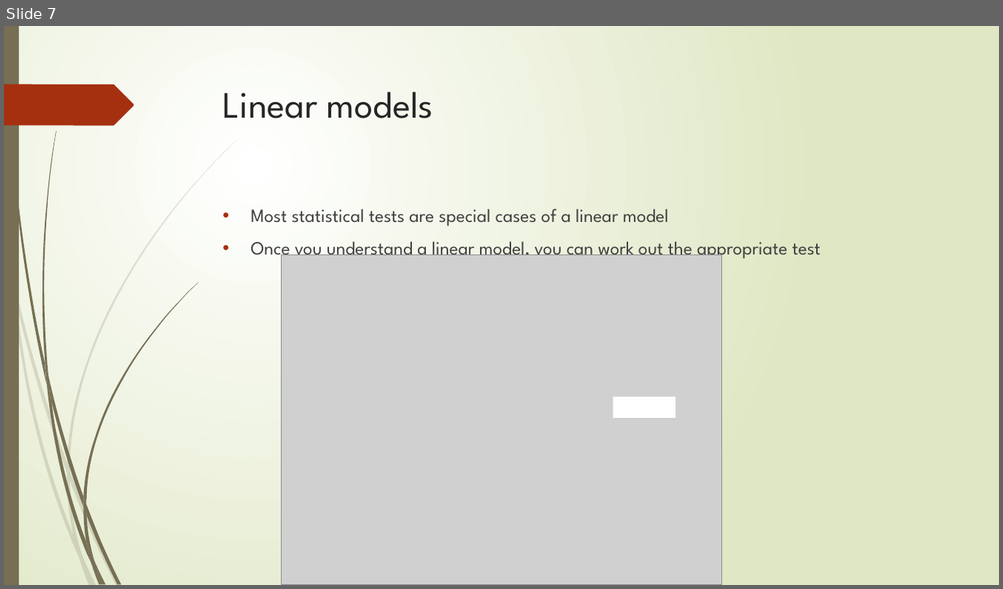
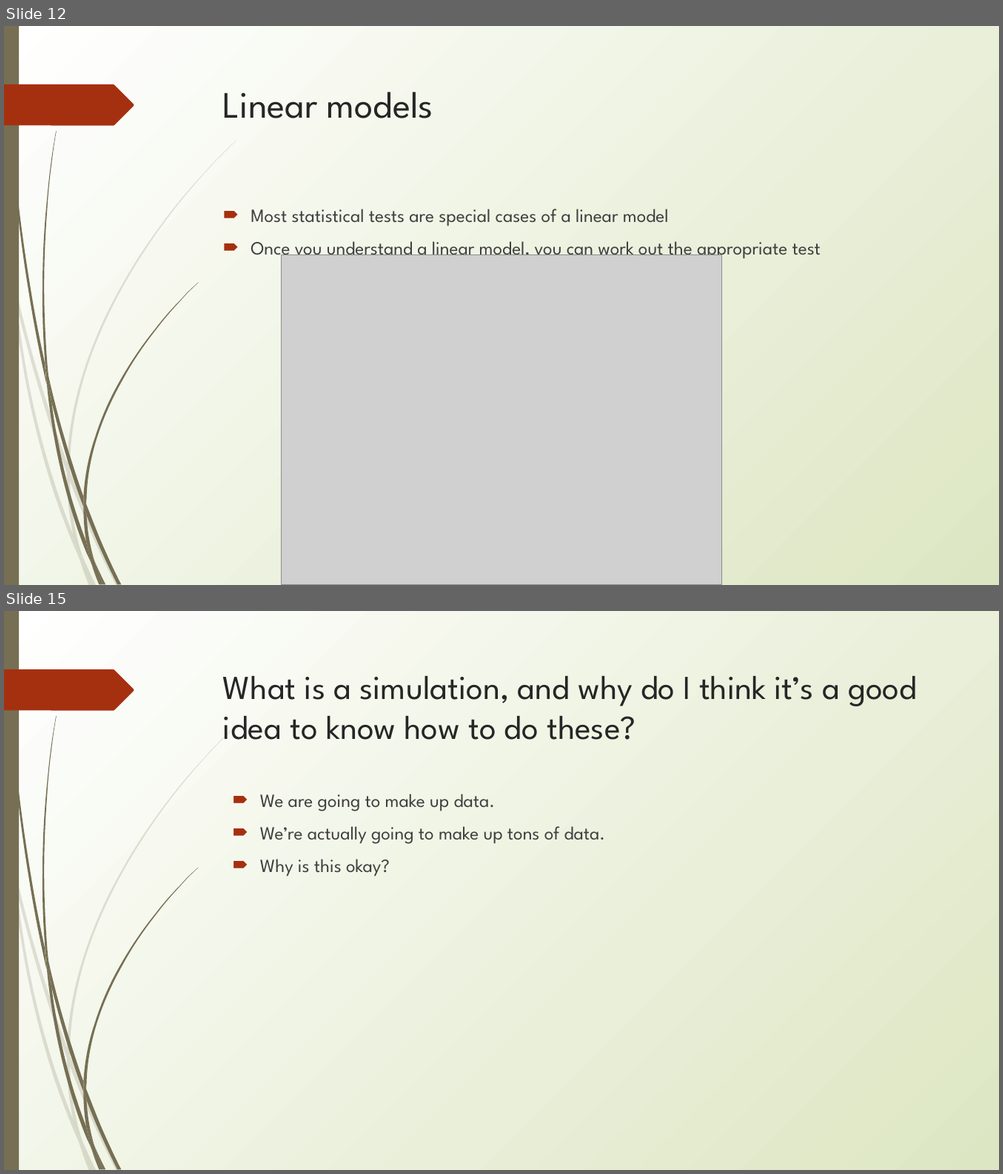
Before and after one commit to erynmcfarlane/GraduateStatsClass, a slide deck: Lecture1.pptx. Shown one above the other, each under a label of ours: slide 7 before the commit, slides 12 and 15 after it; the slides between them are not shown. The pictures are 1003x589 and 1003x1174 pixels, drawn with LibreOffice and Linux fonts; fonts in the diff are those of the drawing; grey boxes stand for pictures. Boxes give left, top, right and bottom in pixels: in the first picture for what was removed or moved away, otherwise in the second. Text is boxed around its words. In the diff, an @@ line names an element or a change of style, - is before the commit and + after.

```diff
--- a/Lecture1.pptx
+++ b/Lecture1.pptx
@@ slide 15 added at bbox=[4, 611, 999, 1170], background gradient #FFFFFF to #DDE6C3; not listed: 24 template elements that a slide beside it also shows @@
@@ title added at bbox=[223, 675, 916, 740], 32.4 pt, text #262626 @@
+What is a simulation, and why do I think it’s a good idea to know how to do these?
@@ text added at bbox=[260, 794, 606, 877], 18 pt, text #3F3F3F @@
+🠶 We are going to make up data.
+🠶 We’re actually going to make up tons of data.
+🠶 Why is this okay?
@@ what was slide 7 is now slide 12 @@
@@ slide 12 changed as well @@
@@ background gradient #FFFFFF to #DFE8C4 to gradient #FFFFFF to #DDE6C3 @@
@@ freeform shape at bbox=[4, 84, 134, 125]: rotation 0 to 180 degrees @@
@@ text "Most statistical tests are special ..." at bbox=[250, 209, 820, 261]: text colour #404040 to #3F3F3F; bullet • to 🠶; less space between paragraphs @@
@@ rectangle removed at bbox=[613, 397, 675, 417] @@
```
Also in this commit, not shown: 10 other slides changed, 7 other slides added, 1 other file.
